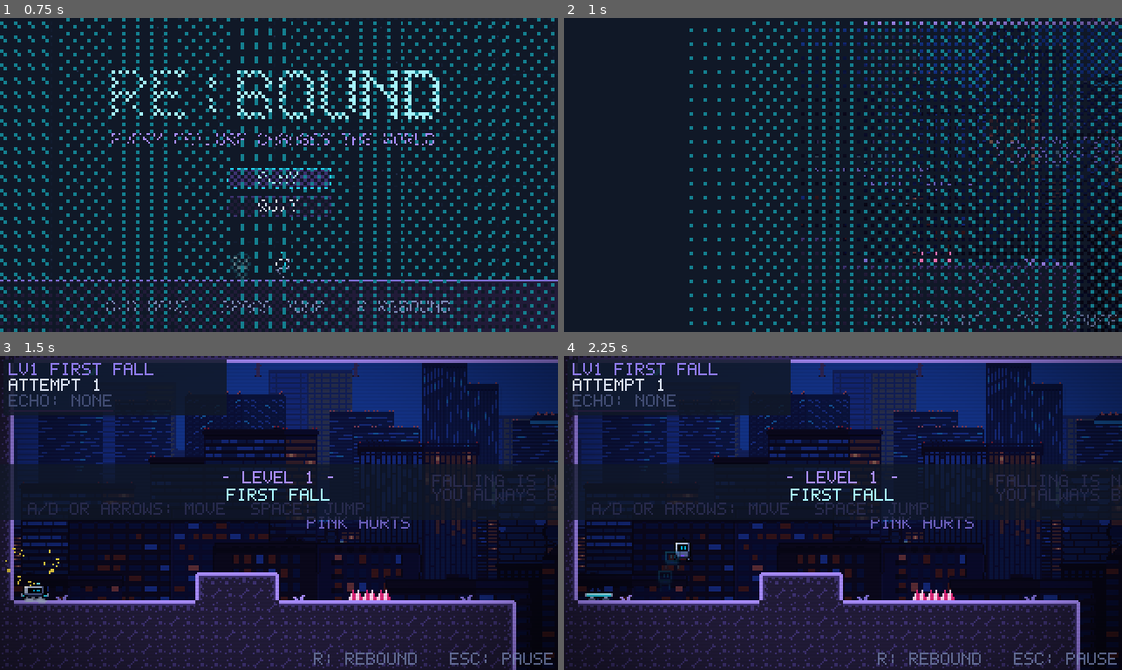
Above: before the commit, frames 1-4 (two rows, left to right).
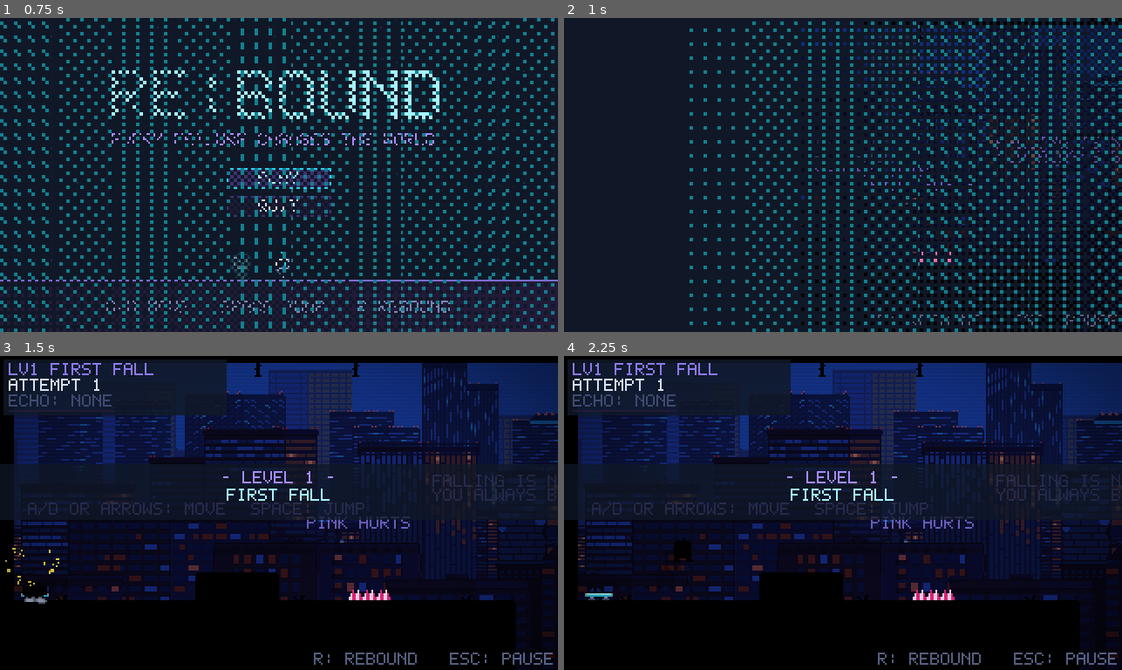
Above: after the commit, the same moments.

Repository: FaizeenHoque/Rebound
Game: Godot game, scene res://scenes/ui/main_menu.tscn
The game is run twice, just before and just after one commit, with the same random seed, the same clock (stepped at 60 frames per second) and the same inputs. Sound files missing from this copy of the repository are replaced by a short silence.
Inputs (mouse positions are in pixels of both pictures, inside the frame that each line leads up to):
- Up to frame 1 (0.75 s): click "PLAY" at 0.5 s
- Up to frame 2 (1 s): no input
- Up to frame 3 (1.5 s): move the mouse to (401, 497) at 1.27 s; hold D (move_right) from 1.28 s (still down); tap R (rebound) at 1.35 s; click (401, 497) at 1.42 s
- Up to frame 4 (2.25 s): keep holding D (move_right); tap Space (jump) at 1.52 s; tap Enter at 2 s; move the mouse to (731, 528) at 2.02 s; tap Z at 2.1 s

Frame 1 is identical in both runs. In frame 2, 2.2% of the frame differs, in the area x 42-100%, y 0-100%; in frame 3, 25%; in frame 4, 25%, in the area x 0-100%, y 0-100%.

Commit message:
Draw the ground and the robot as black silhouettes
Solid tiles, one-way platforms, grass and trees are drawn black against
the city backdrops, and so is the robot (and its speed trail). Spikes,
plates, doors, springs, the echo and flyers keep their colours so they
stay readable. The flash shader gains a base_tint so the death/respawn
flash still shows on the black robot.

Diff:
--- a/scenes/player/player.tscn
+++ b/scenes/player/player.tscn
@@ -12,6 +12,7 @@
 shader = ExtResource("3_flash")
 shader_parameter/flash = 0.0
 shader_parameter/flash_color = Color(1, 1, 1, 1)
+shader_parameter/base_tint = Color(0, 0, 0, 1)
 
 [node name="Player" type="CharacterBody2D"]
 z_index = 5
--- a/scripts/level.gd
+++ b/scripts/level.gd
@@ -575,6 +575,7 @@
 	if tall_free and rng.randf() < 0.035:
 		var tree := Sprite2D.new()
 		tree.texture = TREES_TEX
+		tree.modulate = TileLayer.SILHOUETTE
 		tree.hframes = 2
 		tree.frame = rng.randi_range(0, 1)
 		tree.centered = false
@@ -600,6 +601,7 @@
 	s.centered = false
 	s.position = at
 	s.z_index = -1
+	s.modulate = TileLayer.SILHOUETTE
 	if animated:
 		s.set_meta("anim", true)
 	terrain.add_child(s)
--- a/scripts/player.gd
+++ b/scripts/player.gd
@@ -223,7 +223,7 @@
 	ghost.frame = sprite.frame
 	ghost.flip_h = sprite.flip_h
 	ghost.position = position + sprite.position
-	ghost.modulate = Color(0.13, 0.83, 0.93, 0.4)
+	ghost.modulate = Color(0, 0, 0, 0.4)  # silhouette trail, like the robot
 	fx_parent.add_child(ghost)
 	var tw := ghost.create_tween()
 	tw.tween_property(ghost, "modulate:a", 0.0, 0.22)
--- a/scripts/tile_layer.gd
+++ b/scripts/tile_layer.gd
@@ -1,8 +1,11 @@
 class_name TileLayer
 extends Node2D
 ## Draws the level's tiles in a single cached draw pass.
+## Solid ground and platforms are drawn as black silhouettes; animated tiles
+## (spikes) keep their colours so hazards stay readable.
 
 const TEX := preload("res://assets/tilesets/tiles.png")
+const SILHOUETTE := Color.BLACK
 
 var _tiles: Array = []       # [src: Rect2, dst: Vector2]
 var _anim_tiles: Array = []  # [src_a: Rect2, src_b: Rect2, dst: Vector2]
@@ -26,6 +29,6 @@
 
 func _draw() -> void:
 	for t in _tiles:
-		draw_texture_rect_region(TEX, Rect2(t[1], Vector2(8, 8)), t[0])
+		draw_texture_rect_region(TEX, Rect2(t[1], Vector2(8, 8)), t[0], SILHOUETTE)
 	for t in _anim_tiles:
 		draw_texture_rect_region(TEX, Rect2(t[2], Vector2(8, 8)), t[_frame])
--- a/shaders/flash.gdshader
+++ b/shaders/flash.gdshader
@@ -1,9 +1,12 @@
 shader_type canvas_item;
 // Sprite flash (damage / respawn) by mixing towards a solid colour.
+// base_tint recolours the sprite itself (black = silhouette) without
+// dimming the flash.
 uniform float flash : hint_range(0.0, 1.0) = 0.0;
 uniform vec4 flash_color : source_color = vec4(1.0);
+uniform vec4 base_tint : source_color = vec4(1.0);
 
 void fragment() {
 	vec4 c = texture(TEXTURE, UV);
-	COLOR = vec4(mix(c.rgb, flash_color.rgb, flash), c.a) * COLOR;
+	COLOR = vec4(mix(c.rgb * base_tint.rgb, flash_color.rgb, flash), c.a) * COLOR;
 }
